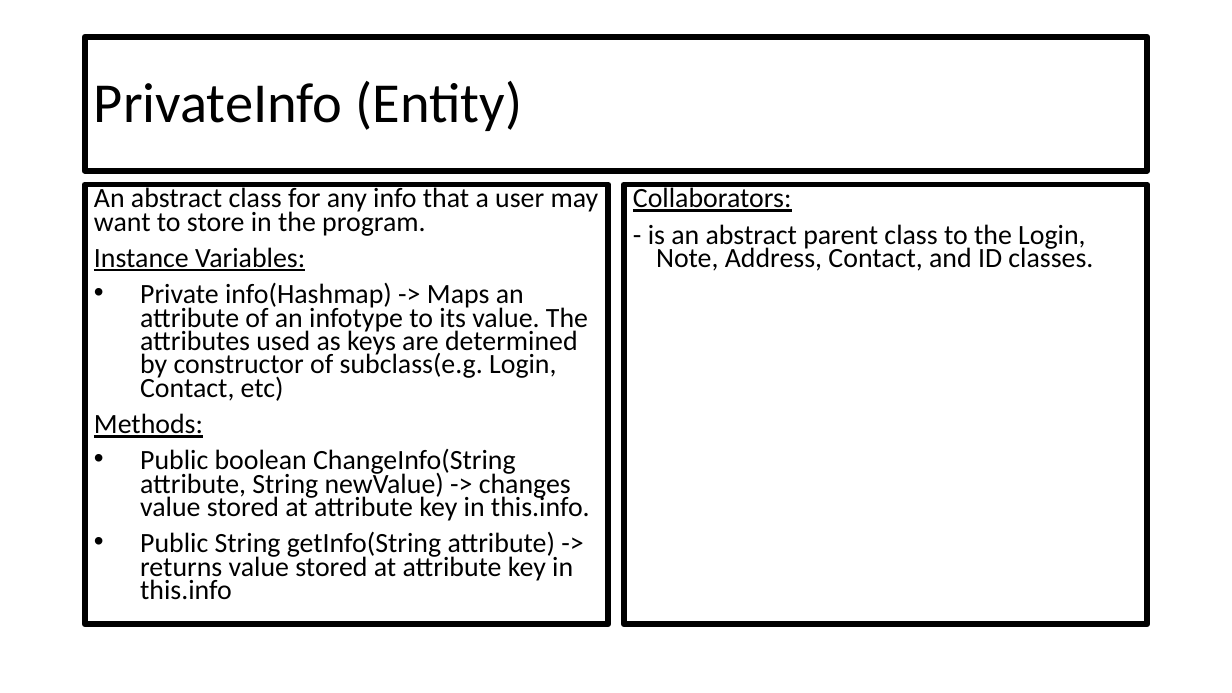
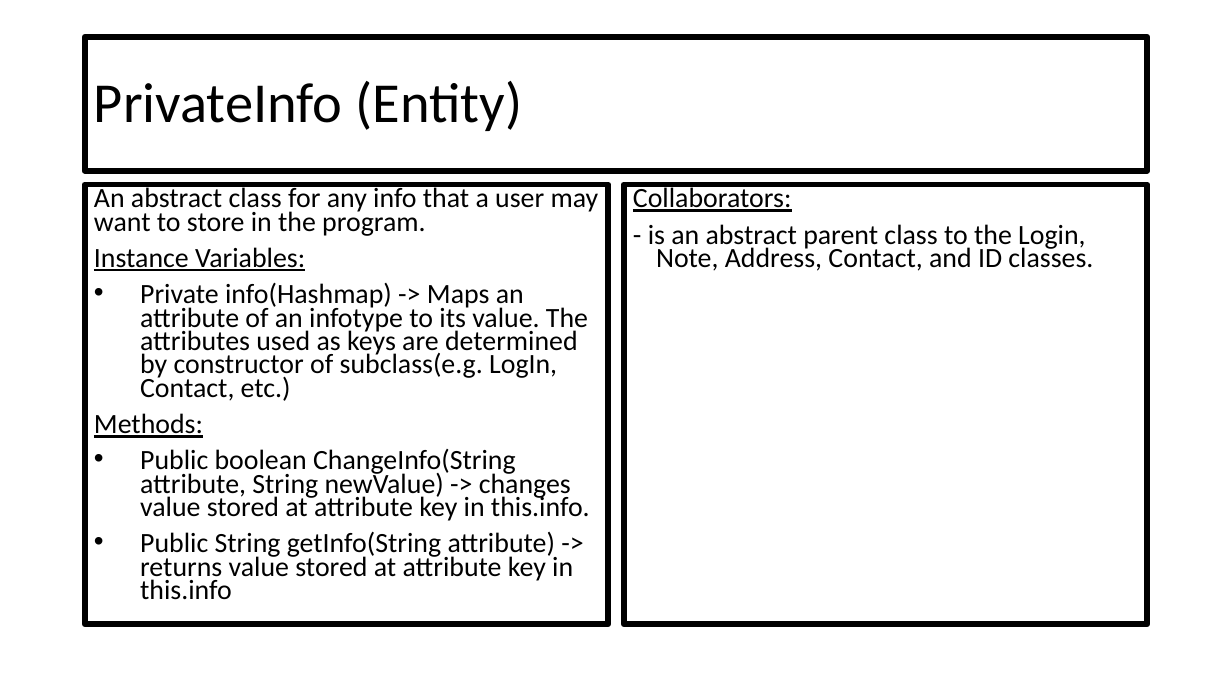
Before and after one commit to CSC207-UofT/course-project-group-020, a slide deck: slide 2 of phase0/CRC Cards.pptx (slide 3 before the commit). Drawn at 1232x693 pixels with LibreOffice and Linux fonts; fonts in the diff are those of the drawing. Boxes give left, top, right and bottom in pixels: in the first picture for what was removed or moved away, otherwise in the second. Text is boxed around its words. In the diff, an @@ line names an element or a change of style, - is before the commit and + after.

```diff
--- a/phase0/CRC Cards.pptx
+++ b/phase0/CRC Cards.pptx
@@ text at <box>140,283,588,401</box>: text changed @@
-• Private info(Hashmap) -> Maps an attribute of an infotype to its value. The attributes used as keys are determined by constructor of subclass(e.g. Login, Contact, etc)
+• Private info(Hashmap) -> Maps an attribute of an infotype to its value. The attributes used as keys are determined by constructor of subclass(e.g. LogIn, Contact, etc.)
```
Also in this commit, not shown: 8 other slides changed, 1 slide added.
